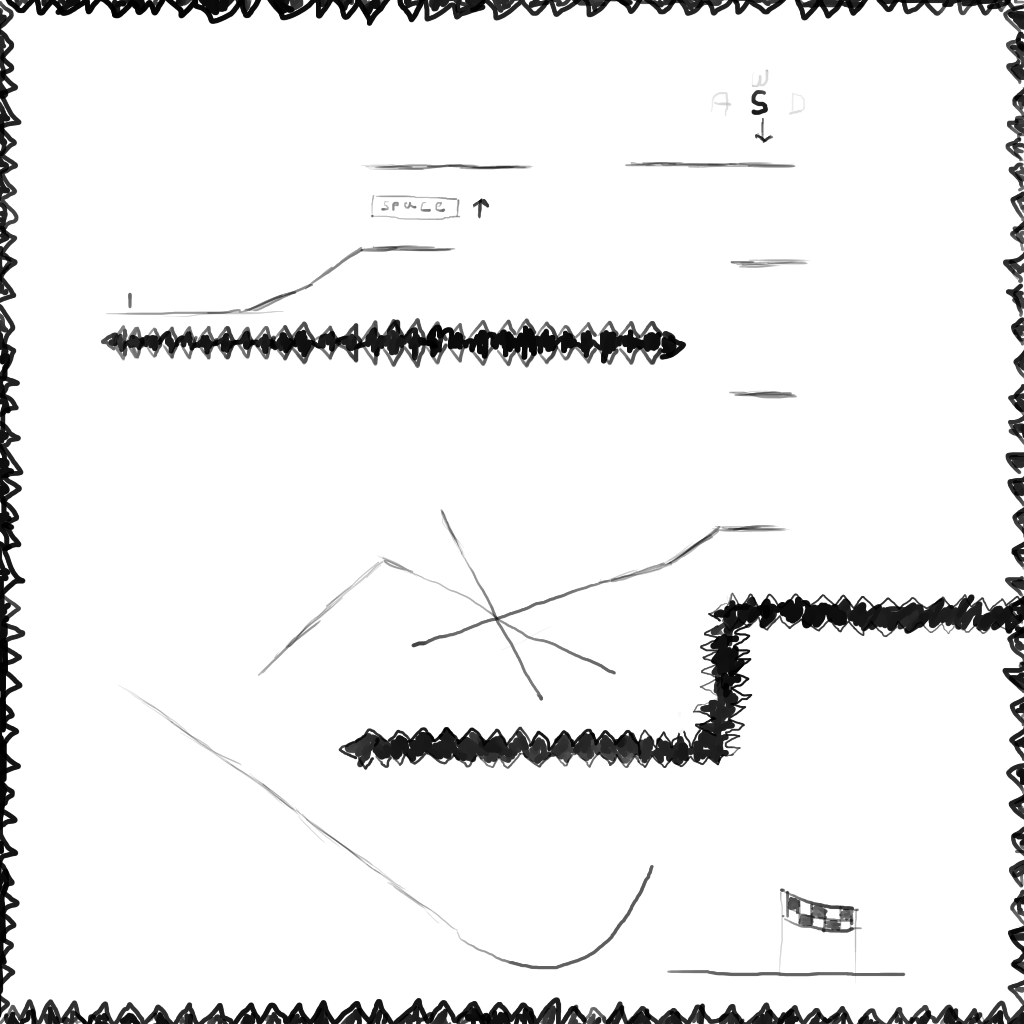
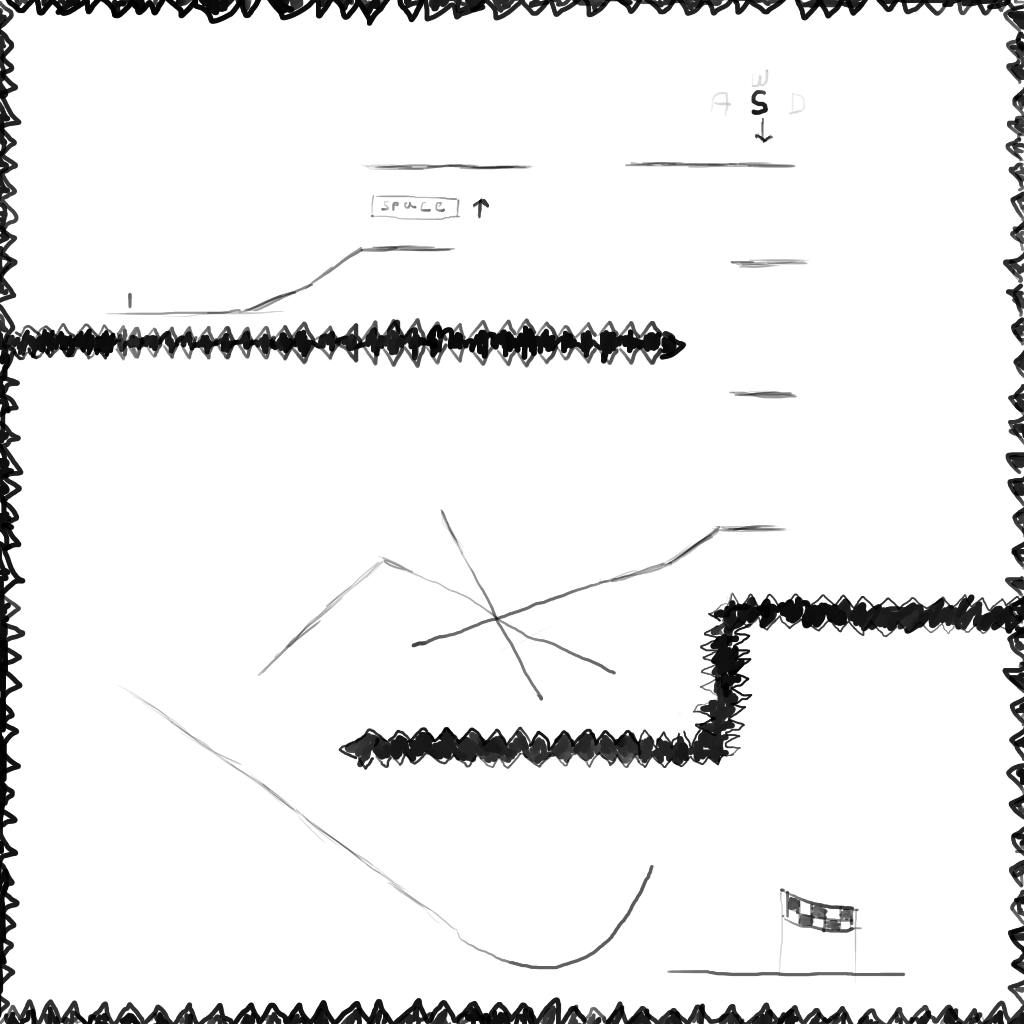
Comparing the layer stacks of the two 1024×1024 images. Changes:
painted on "obstacles" over box(4, 323, 122, 361)
painted on "platforms" over box(4, 323, 122, 361)